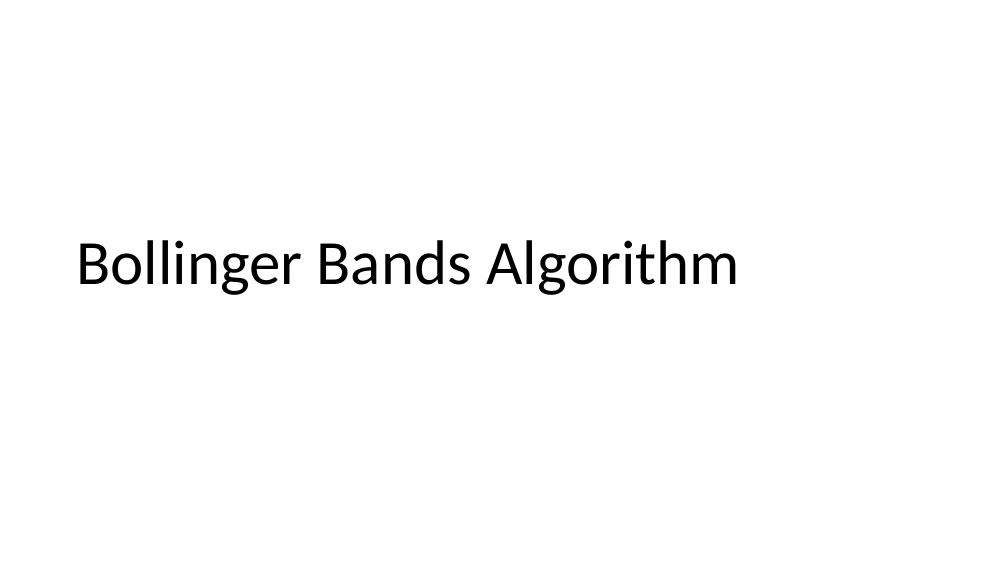
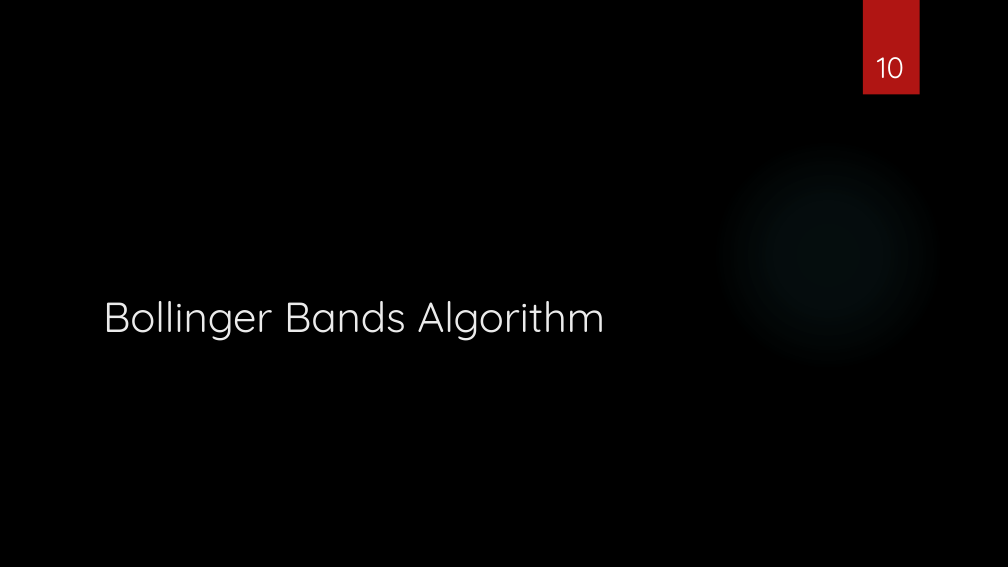
Before and after one commit to ShivakumarRavi/TradingAlgorithms, a slide deck: slide 10 of Python Assignment.pptx. Drawn at 1008x567 pixels with LibreOffice and Linux fonts; fonts in the diff are those of the drawing; background and template pictures are left out. Boxes give left, top, right and bottom in pixels: in the first picture for what was removed or moved away, otherwise in the second. Text is boxed around its words. In the diff, an @@ line names an element or a change of style, - is before the commit and + after.

```diff
--- a/Python Assignment.pptx
+++ b/Python Assignment.pptx
@@ background #FFFFFF to picture (left out) @@
@@ rectangle added at bbox=[863, 0, 920, 95], fill #B01513 @@
@@ page number added at bbox=[877, 57, 904, 79], 28 pt, text #FFFFFF @@
+10
@@ ellipse added at bbox=[712, 138, 944, 371], fill gradient #50B9C1 @@
@@ title "Bollinger Bands Algorithm": place and size @@
-title "Bollinger Bands Algorithm" at bbox=[76, 240, 740, 295]
+title "Bollinger Bands Algorithm" at bbox=[103, 301, 605, 341]
@@ title "Bollinger Bands Algorithm" at bbox=[103, 301, 605, 341]: size 60 to 40 pt, font Calibri to Quicksand, text colour #000000 to #EBEBEB; line spacing 0.9 to 1 @@
```
Also in this commit, not shown: 15 other slides changed, 1 other file.
